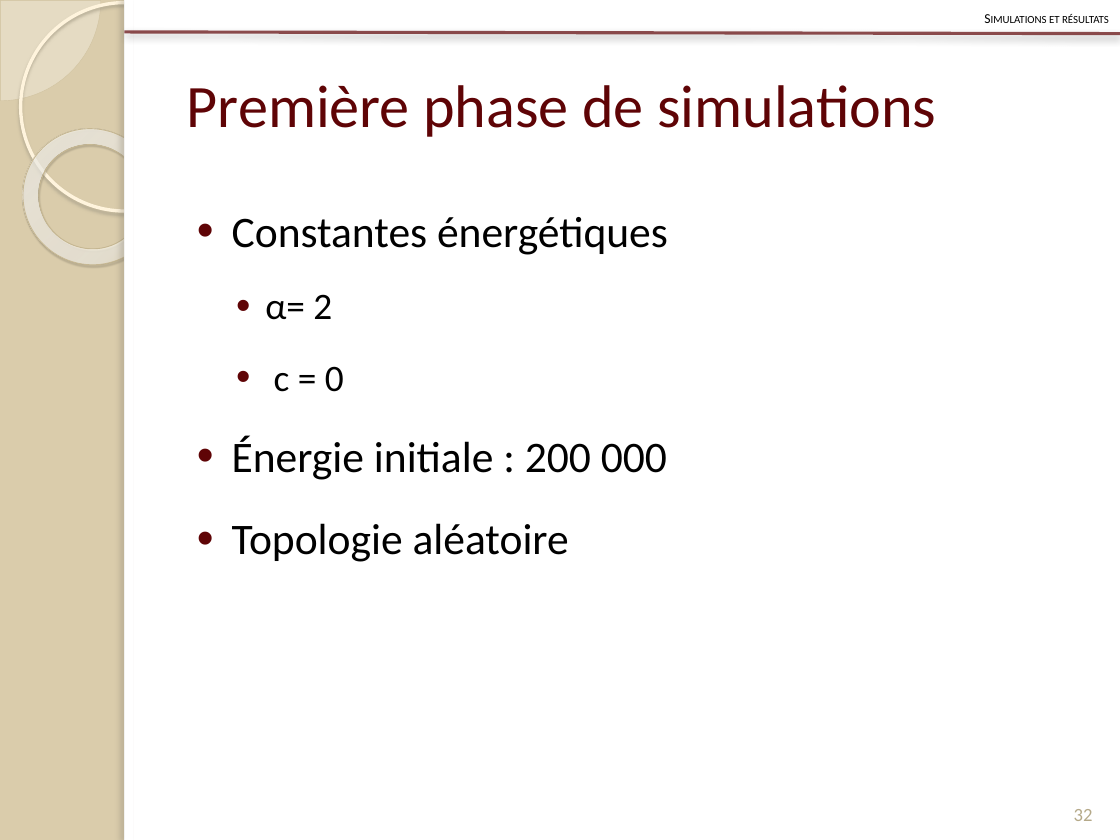
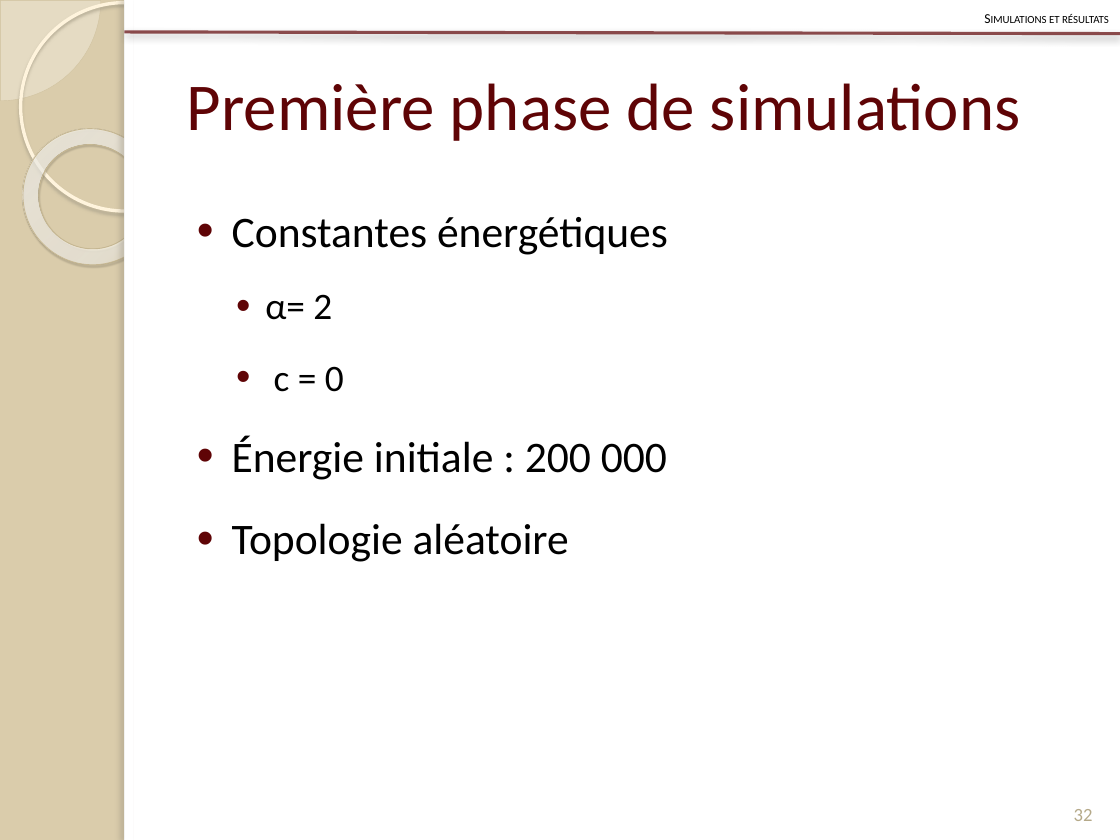
Before and after one commit to Patre/Energy-saving-in-sensors--networks, a slide deck: slide 32 of Redaction/Presentation/pres.pptx. Drawn at 1120x840 pixels with LibreOffice and Linux fonts; fonts in the diff are those of the drawing. Boxes give left, top, right and bottom in pixels: in the first picture for what was removed or moved away, otherwise in the second. Text is boxed around its words. In the diff, an @@ line names an element or a change of style, - is before the commit and + after.

```diff
--- a/Redaction/Presentation/pres.pptx
+++ b/Redaction/Presentation/pres.pptx
@@ title "Première phase de simulations" at <box>187,83,1020,141</box>: size 38.7 to 43 pt @@
```
Also in this commit, not shown: 8 other slides changed, 8 slides added, 3 other files.
